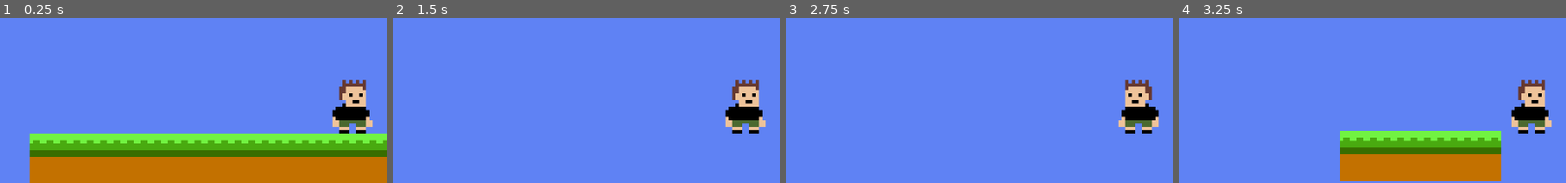
Above: before the commit, frames 1-4 (left to right).
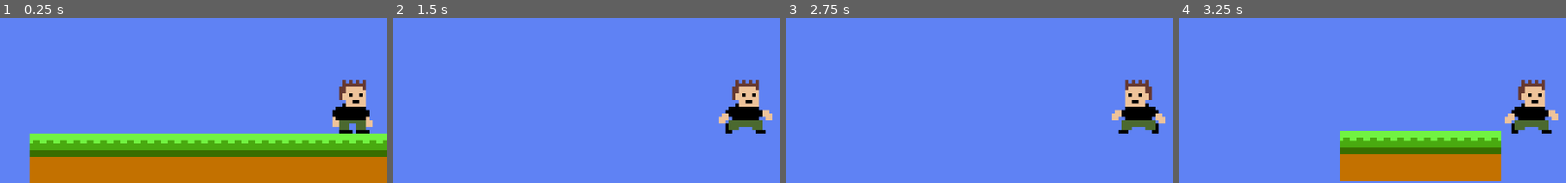
Above: after the commit, the same moments.

Repository: BrendanGasparin/gd-2d-platformer
Game: Godot game, scene res://Scenes/Levels/W1L1.tscn
Two runs of this game, one before a commit and one after it. Both use one fixed random seed, a clock stepped at 60 frames per second and the inputs below.
Inputs:
- Up to frame 1 (0.25 s): no input
- Up to frame 2 (1.5 s): tap Enter at 0.5 s; hold Up (jump) 0.53-1.28 s; hold Right (move_right) from 0.53 s (still down); tap Space at 1.25 s; tap Up (jump) at 1.35 s
- Up to frame 3 (2.75 s): tap Up (jump) at 1.52, 1.82 s; tap Enter at 2 s; release Right (move_right) at 2.03 s; hold Left (move_left) from 2.03 s (still down); hold Up (jump) from 2.03 s (still down)
- Up to frame 4 (3.25 s): release Left (move_left) at 2.78 s; release Up (jump) at 2.78 s; hold Right (move_right) from 2.78 s (still down); tap Up (jump) at 2.85, 3.02 s
The pictures show only the part of the screen within x 5-54%, y 50-100%; the shares and areas given below are measured in that part.

The runs differ from the first frame. In frame 1, 0.2% of the frame differs, in the area x 87-96%, y 66-71%; in frame 2, 0.8%, in the area x 84-98%, y 55-71%; in frame 3, 0.8%; in frame 4, 0.8%.

Commit message:
Animate player

Diff:
--- a/Scenes/player.tscn
+++ b/Scenes/player.tscn
@@ -2,9 +2,81 @@
 
 [ext_resource type="Script" uid="uid://cn6cows8pqhur" path="res://Scripts/player.gd" id="1_cvnsp"]
 [ext_resource type="Texture2D" uid="uid://oydmunb7j23y" path="res://Sprites/Characters/player001_idle.png" id="2_cvnsp"]
+[ext_resource type="Texture2D" uid="uid://chet1g3jyulkh" path="res://Sprites/Characters/player100_running.png" id="3_6t5aa"]
 
 [sub_resource type="RectangleShape2D" id="RectangleShape2D_cvnsp"]
 size = Vector2(23.057426, 40.897236)
+
+[sub_resource type="Animation" id="Animation_vgqql"]
+length = 0.001
+tracks/0/type = "value"
+tracks/0/imported = false
+tracks/0/enabled = true
+tracks/0/path = NodePath("Sprite:texture")
+tracks/0/interp = 1
+tracks/0/loop_wrap = true
+tracks/0/keys = {
+"times": PackedFloat32Array(0),
+"transitions": PackedFloat32Array(1),
+"update": 1,
+"values": [ExtResource("2_cvnsp")]
+}
+
+[sub_resource type="Animation" id="Animation_fkybt"]
+resource_name = "idle"
+tracks/0/type = "value"
+tracks/0/imported = false
+tracks/0/enabled = true
+tracks/0/path = NodePath("Sprite:texture")
+tracks/0/interp = 1
+tracks/0/loop_wrap = true
+tracks/0/keys = {
+"times": PackedFloat32Array(0),
+"transitions": PackedFloat32Array(1),
+"update": 1,
+"values": [ExtResource("2_cvnsp")]
+}
+
+[sub_resource type="Animation" id="Animation_x3wgy"]
+resource_name = "jump"
+loop_mode = 1
+tracks/0/type = "value"
+tracks/0/imported = false
+tracks/0/enabled = true
+tracks/0/path = NodePath("Sprite:texture")
+tracks/0/interp = 1
+tracks/0/loop_wrap = true
+tracks/0/keys = {
+"times": PackedFloat32Array(0.0006400986),
+"transitions": PackedFloat32Array(1),
+"update": 1,
+"values": [ExtResource("3_6t5aa")]
+}
+
+[sub_resource type="Animation" id="Animation_3smsa"]
+resource_name = "move"
+length = 0.3
+loop_mode = 1
+tracks/0/type = "value"
+tracks/0/imported = false
+tracks/0/enabled = true
+tracks/0/path = NodePath("Sprite:texture")
+tracks/0/interp = 1
+tracks/0/loop_wrap = true
+tracks/0/keys = {
+"times": PackedFloat32Array(0, 0.16666667),
+"transitions": PackedFloat32Array(1, 1),
+"update": 1,
+"values": [ExtResource("3_6t5aa"), ExtResource("2_cvnsp")]
+}
+
+[sub_resource type="AnimationLibrary" id="AnimationLibrary_8erm5"]
+_data = {
+&"RESET": SubResource("Animation_vgqql"),
+&"idle": SubResource("Animation_fkybt"),
+&"jump": SubResource("Animation_x3wgy"),
+&"move": SubResource("Animation_3smsa")
+}
 
 [node name="Player" type="CharacterBody2D" unique_id=2135785123]
 script = ExtResource("1_cvnsp")
@@ -23,5 +95,6 @@
 zoom = Vector2(5, 5)
 
 [node name="AnimationPlayer" type="AnimationPlayer" parent="." unique_id=1411069339]
+libraries/ = SubResource("AnimationLibrary_8erm5")
 
 [node name="AudioStreamPlayer" type="AudioStreamPlayer" parent="." unique_id=355933186]
--- a/Scripts/player.gd
+++ b/Scripts/player.gd
@@ -7,6 +7,7 @@
 @export var jump_force : float = 220
 
 @onready var sprite : Sprite2D = $Sprite
+@onready var anim : AnimationPlayer = $AnimationPlayer
 
 var move_input : float
 
@@ -32,3 +33,12 @@
 
 func _process(delta : float) -> void:
 	sprite.flip_h = velocity.x < 0
+	_manage_animation()
+
+func _manage_animation():
+	if not is_on_floor():
+		anim.play("jump")
+	elif move_input !=0:
+		anim.play("move")
+	else:
+		anim.play("idle")
Binary file changed: Sprites/Characters/player001_idle.png
